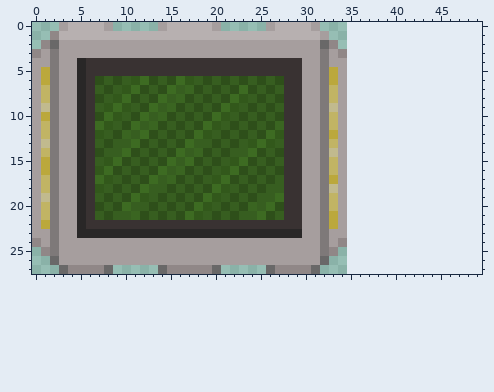
A pixel-art sprite gets an edit: Assets/Sprites/UI/zegar123.png. Above: the version before the commit.
The file is 35x28 pixels. Colours within 5 levels of each other are drawn and written as one. The old version is drawn lined up with the new one, on the new canvas.
New version:
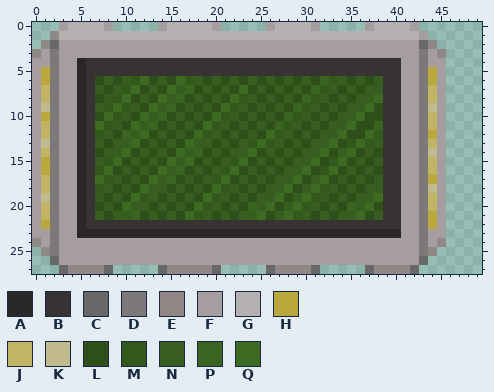
Palette (. is transparent): A #292727  B #393232  C #696868  D #7e7979  E #908787  F #a69e9e  G #b7b0b0  H #bba83c  J #c1b464  K #c1ba8e  L #2e4f1a  M #32581b  N #375e20  P #3a6521  Q #3d6b22
Change:
{"change": "canvas 35x28 -> 50x28"}
{"y":0,"x":37,"old":"......","new":"FGGGGF"}
{"y":1,"x":32,"old":"F...........","new":"GGGGGGGGGGGF"}
{"y":2,"x":32,"old":"CE...........","new":"FFFFFFFFFFFCE"}
{"y":3,"x":32,"old":"D","new":"F"}
{"y":3,"x":34,"old":"E...........","new":"FFFFFFFFFDFE"}
{"y":4,"x":30,"old":"FFDFF...........","new":"BBBBBBBBBBBFFDFF"}
{"y":5,"x":30,"old":"FFDHF...........","new":"BBBBBBBBBBBFFDHF"}
{"y":6,"x":28,"old":"BBFFDHF...........","new":"NLNLPMNLNLNBBFFDHF"}
{"y":7,"x":28,"old":"BBFFDJF...........","new":"LNLPMNLNLNNBBFFDJF"}
{"y":8,"x":28,"old":"BBFFDJF...........","new":"NLPMNLNLNNQBBFFDJF"}
{"y":9,"x":28,"old":"BBFFDKF...........","new":"LPMNLNLNNQLBBFFDKF"}
{"y":10,"x":28,"old":"BBFFDJF...........","new":"PMNLNLNNQLLBBFFDJF"}
{"y":11,"x":28,"old":"BBFFDJF...........","new":"MNLNLNNQLLPBBFFDJF"}
{"y":12,"x":28,"old":"BBFFDHF...........","new":"NLNLNNQLLQMBBFFDHF"}
{"y":13,"x":28,"old":"BBFFDJF...........","new":"LNLNNQLMQMNBBFFDJF"}
{"y":14,"x":28,"old":"BBFFDKF...........","new":"NLNNQLNQLNLBBFFDKF"}
{"y":15,"x":28,"old":"BBFFDJF...........","new":"LNNQLMQLNLNBBFFDJF"}
{"y":16,"x":28,"old":"BBFFDJF...........","new":"NNQLMQLNLNLBBFFDJF"}
{"y":17,"x":28,"old":"BBFFDHF...........","new":"NQLNQLNLNLNBBFFDHF"}
{"y":18,"x":28,"old":"BBFFDKF...........","new":"QLNQMNLNLNNBBFFDKF"}
{"y":19,"x":28,"old":"BBFFDJF...........","new":"LNQMNLNLNNQBBFFDJF"}
{"y":20,"x":28,"old":"BBFFDJF...........","new":"NQMNLNLPNQLBBFFDJF"}
{"y":21,"x":28,"old":"BBFFDHF...........","new":"QMNLNLNNQLNBBFFDHF"}
{"y":22,"x":30,"old":"FFDHF...........","new":"BBBBBBBBBBBFFDHF"}
{"y":23,"x":30,"old":"FFDFF...........","new":"AAAAAAAAAAAFFDFF"}
{"y":24,"x":32,"old":"D","new":"F"}
{"y":24,"x":34,"old":"E...........","new":"FFFFFFFFFDFE"}
{"y":25,"x":32,"old":"DE...........","new":"FFFFFFFFFFFDE"}
{"y":26,"x":32,"old":"C...........","new":"FFFFFFFFFFFC"}
{"y":27,"x":37,"old":"......","new":"CEEEEC"}
{"label":"changed","picture_box":[284,22,446,274]}
